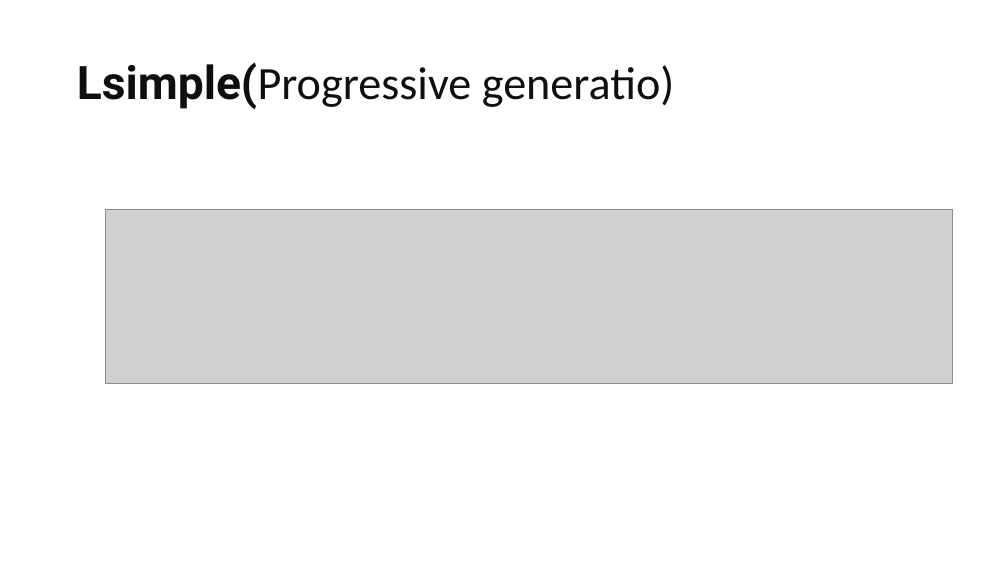
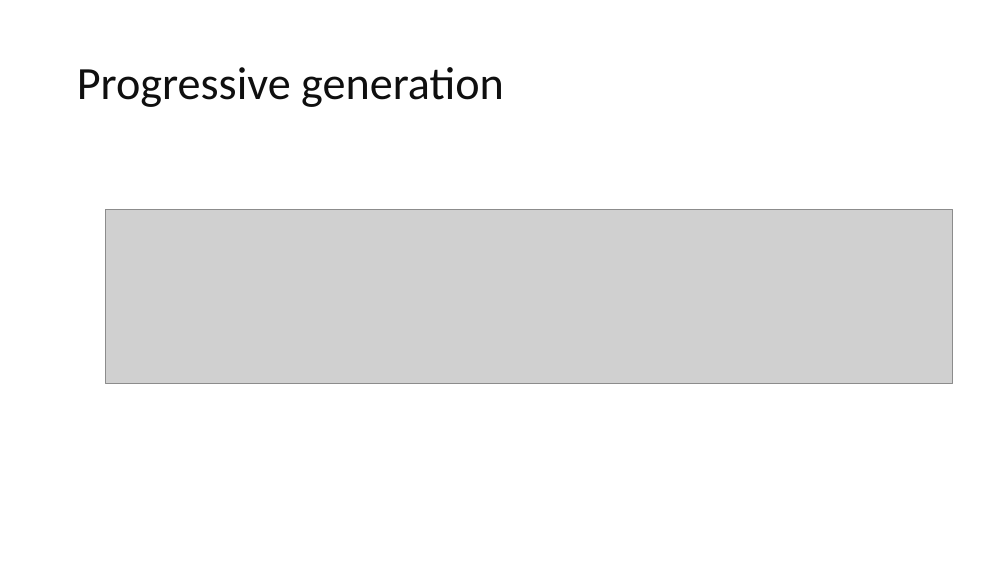
Before and after one commit to jasonfghx/lilicoco, a slide deck: slide 5 of diffusion書報/DDPM.pptx. Drawn at 1008x567 pixels with LibreOffice and Linux fonts; fonts in the diff are those of the drawing; grey boxes stand for pictures. Boxes give left, top, right and bottom in pixels: in the first picture for what was removed or moved away, otherwise in the second. Text is boxed around its words. In the diff, an @@ line names an element or a change of style, - is before the commit and + after.

```diff
--- a/diffusion書報/DDPM.pptx
+++ b/diffusion書報/DDPM.pptx
@@ title at [77,67,504,107]: text changed @@
-Lsimple(Progressive generatio)
+Progressive generation
```
Also in this commit, not shown: 3 other slides changed, 1 slide removed.
